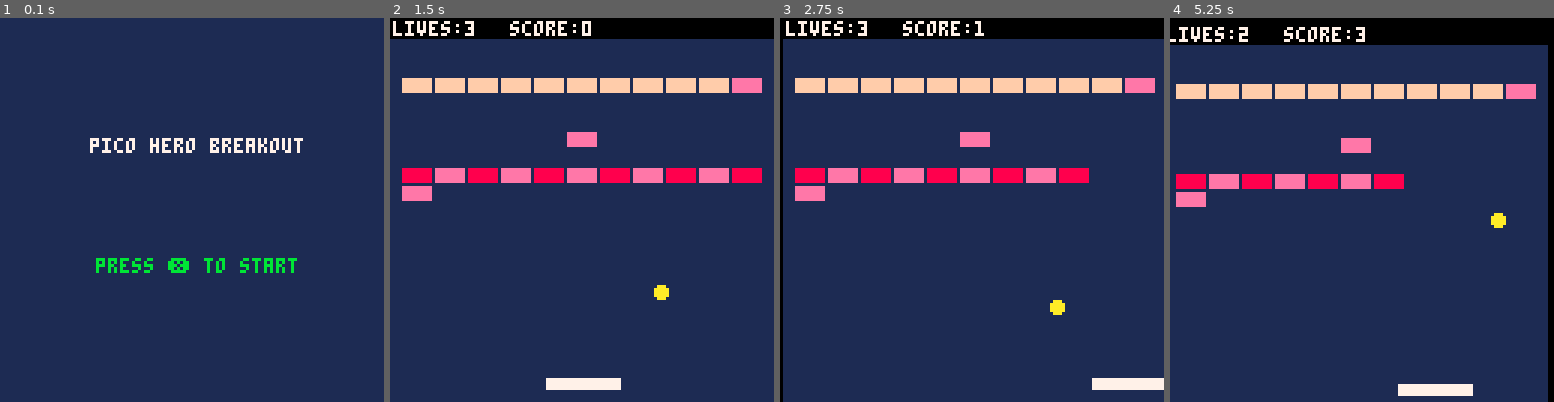
Above: before the commit, frames 1-4 (left to right).
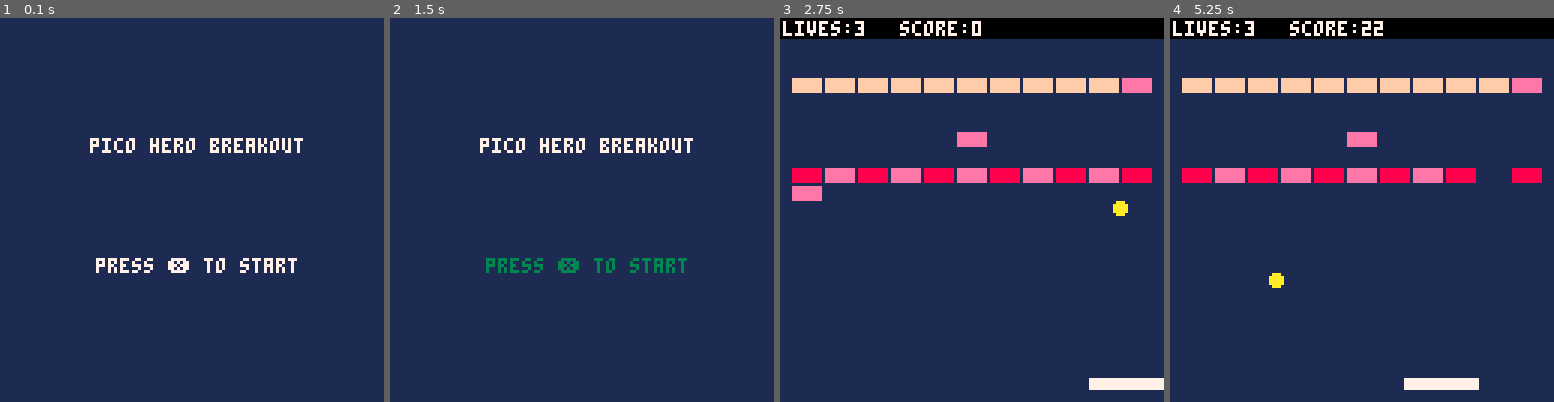
Above: after the commit, the same moments.

Repository: grantconnerywalker/MyPico-8Carts
Game: PICO-8 cartridge mybreakout.p8
Two runs of this game, one before a commit and one after it. Both use one fixed random seed, a clock stepped at 60 frames per second and the inputs below.
Inputs:
- Up to frame 1 (0.1 s): no input
- Up to frame 2 (1.5 s): tap X (X key) at 0.33, 1.07 s
- Up to frame 3 (2.75 s): hold Right 1.6-2.1 s; tap X (X key) at 1.85 s; hold Right from 2.47 s (still down)
- Up to frame 4 (5.25 s): tap X (X key) at 2.97, 4.08, 5.2 s; release Right at 3.03 s; hold Left 3.08-3.58 s; hold Right 4.02-4.68 s; hold Left from 5.08 s (still down)

The runs differ from the first frame. In frame 1, 0.8% of the frame differs, in the area x 25-78%, y 62-67%; in frame 2, 15%, in the area x 0-100%, y 0-97%; in frame 3, 3.8%; in frame 4, 12%.

Commit message:
Update mybreakout.p8

Diff:
--- a/mybreakout.p8
+++ b/mybreakout.p8
@@ -1,6 +1,10 @@
 pico-8 cartridge // http://www.pico-8.com
 version 29
 __lua__
+-----------------------------
+----------- main ------------
+-----------------------------
+
 // goals
 // 6. juiciness (particles/shake)
 // 	screen shake
@@ -22,11 +26,19 @@
 
 	shake=0
 
+	blink_g=7
+	blink_i=1
+	blink_f=0
+	blink_s=8
+
+	startcountdown=-1
+
 		--debug
 	debug1=""
 end
 
 function _update60()
+	doblink()
 	if mode=="game" then
 		update_game()
 	elseif mode=="start" then
@@ -410,8 +422,22 @@
 end
 
 function update_start()
-	if btn(5) then
-		startgame()
+	if startcountdown < 0 then
+		if btn(5) then
+			startcountdown=80
+			sfx(13)
+			--startgame()
+		end
+	else
+		startcountdown-=1
+		doblink()
+		doblink()
+		doblink()
+		doblink()
+		if startcountdown<=0 then
+			startcountdown=-1
+			startgame()
+		end
 	end
 end
 
@@ -488,7 +514,7 @@
 function draw_start()
 	cls(1)
 	print("pico hero breakout",30,40,7)
-	print("press ❎ to start",32,80,11)
+	print("press ❎ to start",32,80,blink_g)
 end
 
 function draw_gameover()
@@ -823,7 +849,7 @@
 		return cx < 0 and cy/cx >= slp
 	end
 end
-
+-->8
 -----------------------------
 -------- juicy stuff --------
 -----------------------------
@@ -840,6 +866,19 @@
 	shake*=0.95
 	if shake<0.05 then
 		shake=0
+	end
+end
+
+function doblink()
+	local g_seq={3,11,10,7}
+	blink_f+=1
+	if blink_f > blink_s then
+		blink_f = 0
+		blink_i+=1
+		if blink_i > #g_seq then
+			blink_i=1
+		end
+		blink_g=g_seq[blink_i]
 	end
 end
 __gfx__
Not shown, changed: the sound effects (__sfx__) section of mybreakout.p8
